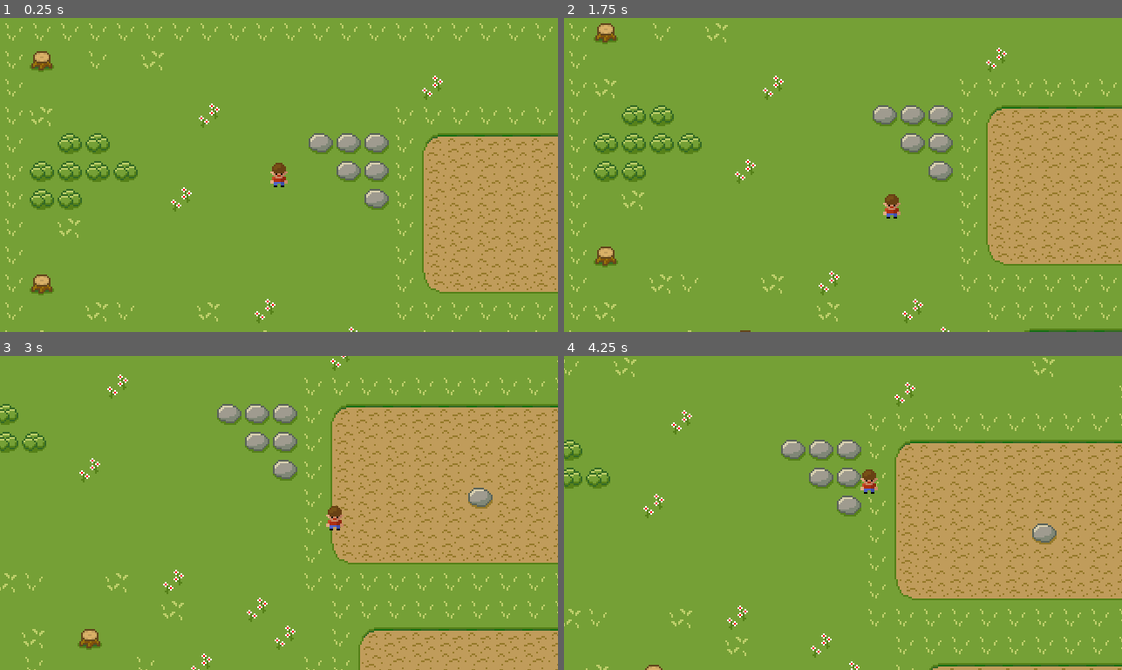
Above: before the commit, frames 1-4 (two rows, left to right).
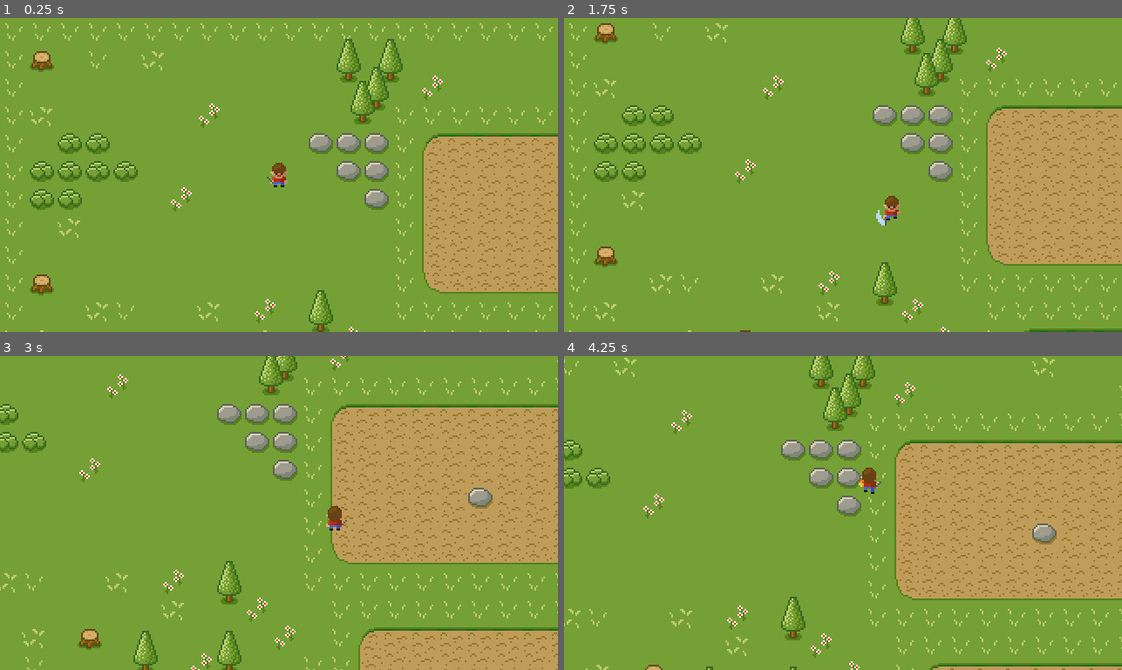
Above: after the commit, the same moments.

Repository: hnumair/FirstRPG
Game: Godot game, scene res://Scenes/Main.tscn
Same seed, same stepped clock (60 frames per second), same inputs: the game is played once before the commit and once after it.
Inputs:
- Up to frame 1 (0.25 s): no input
- Up to frame 2 (1.75 s): tap Enter at 0.5 s; hold Right (ui_right) 0.53-1.28 s; hold Space (attack, bound only after the commit) 0.53-1.28 s; tap Ctrl (fireball, bound only after the commit) at 0.8, 1.35 s; hold Down (ui_down) from 1.28 s (still down); tap Space (attack, bound only after the commit) at 1.55 s
- Up to frame 3 (3 s): release Down (ui_down) at 2.03 s; hold Right (ui_right) 2.03-2.78 s; hold Space (attack, bound only after the commit) 2.03-2.78 s; tap Ctrl (fireball, bound only after the commit) at 2.3, 2.85 s; hold Up (ui_up) from 2.78 s (still down)
- Up to frame 4 (4.25 s): tap Space (attack, bound only after the commit) at 3.05 s; release Up (ui_up) at 3.53 s; hold Left (ui_left) from 3.53 s (still down); hold Space (attack, bound only after the commit) from 3.53 s (still down); tap Ctrl (fireball, bound only after the commit) at 3.8 s

The runs differ from the first frame. In frame 1, 1.3% of the frame differs, in the area x 47-73%, y 6-100%; in frame 2, 1.4%, in the area x 55-73%, y 0-92%; in frame 3, 1.2%; in frame 4, 1.4%.

Commit message:
Added Animation and Attack controls

Diff:
--- a/Entities/Player/Player.gd
+++ b/Entities/Player/Player.gd
@@ -2,6 +2,9 @@
 
 # Player movement speed
 export var speed = 75
+var last_direction = Vector2(0, 1)
+var attack_playing = false
+
 func _physics_process(delta):
 	# Get player input
 	var direction: Vector2
@@ -16,6 +19,53 @@
 	var movement = speed * direction * delta
 	move_and_collide(movement)
 
-# Called every frame. 'delta' is the elapsed time since the previous frame.
-#func _process(delta):
-#	pass
+	# Animate player based on direction
+	if not attack_playing:
+		animate_player(direction)
+
+	# Decreases speed when simultaneously moving and attacking
+	if attack_playing:
+		movement = 0.3 * movement
+
+func animate_player(direction: Vector2):
+	if direction != Vector2.ZERO:
+		# update last_direction
+		last_direction = direction
+
+		# Choose walk animation based on movement direction
+		var animation = get_animation_direction(last_direction) + "_walk"
+
+		# Joystick walking fix
+		$Sprite.frames.set_animation_speed(animation, 2 + 8 * direction.length())
+		# Plat walk animation
+		$Sprite.play(animation)
+	else:
+		# Choose idle animation based on last movement direction and play it
+		var animation = get_animation_direction(last_direction) + "_idle"
+		$Sprite.play(animation)
+
+func get_animation_direction(direction: Vector2):
+	var norm_direction = direction.normalized()
+	if norm_direction.y >= 0.707:
+		return "down"
+	elif norm_direction.y <= -0.707:
+		return "up"
+	elif norm_direction.x >= 0.707:
+		return "right"
+	elif norm_direction.x <= -0.707:
+		return "left"
+	return "down"
+
+func _input(event):
+	if event.is_action_pressed("attack"):
+		attack_playing = true
+		var animation = get_animation_direction(last_direction) + "_attack"
+		$Sprite.play(animation)
+	elif event.is_action_pressed("fireball"):
+		attack_playing = true
+		var animation = get_animation_direction(last_direction) + "_fireball"
+		$Sprite.play(animation)
+
+
+func _on_Sprite_animation_finished():
+	attack_playing = false
--- a/Scenes/Main.tscn
+++ b/Scenes/Main.tscn
@@ -1,8 +1,122 @@
-[gd_scene load_steps=5 format=2]
+[gd_scene load_steps=37 format=2]
 
-[ext_resource path="res://Entities/Player/player.png" type="Texture" id=1]
+[ext_resource path="res://Entities/Player/player_down_idle_2.png" type="Texture" id=1]
 [ext_resource path="res://Entities/Player/Player.gd" type="Script" id=2]
 [ext_resource path="res://Tilesets/MapTileset.tres" type="TileSet" id=3]
+[ext_resource path="res://Entities/Player/player_down_idle_1.png" type="Texture" id=4]
+[ext_resource path="res://Entities/Player/player_down_fireball_1.png" type="Texture" id=5]
+[ext_resource path="res://Entities/Player/player_down_walk_2.png" type="Texture" id=6]
+[ext_resource path="res://Entities/Player/player_down_walk_1.png" type="Texture" id=7]
+[ext_resource path="res://Entities/Player/player_down_fireball_2.png" type="Texture" id=8]
+[ext_resource path="res://Entities/Player/player_down_attack_1.png" type="Texture" id=9]
+[ext_resource path="res://Entities/Player/player_down_attack_2.png" type="Texture" id=10]
+[ext_resource path="res://Entities/Player/player_left_walk_2.png" type="Texture" id=11]
+[ext_resource path="res://Entities/Player/player_right_walk_1.png" type="Texture" id=12]
+[ext_resource path="res://Entities/Player/player_left_fireball_2.png" type="Texture" id=13]
+[ext_resource path="res://Entities/Player/player_up_attack_2.png" type="Texture" id=14]
+[ext_resource path="res://Entities/Player/player_left_fireball_1.png" type="Texture" id=15]
+[ext_resource path="res://Entities/Player/player_right_idle_1.png" type="Texture" id=16]
+[ext_resource path="res://Entities/Player/player_left_idle_2.png" type="Texture" id=17]
+[ext_resource path="res://Entities/Player/player_up_walk_1.png" type="Texture" id=18]
+[ext_resource path="res://Entities/Player/player_up_fireball_2.png" type="Texture" id=19]
+[ext_resource path="res://Entities/Player/player_right_idle_2.png" type="Texture" id=20]
+[ext_resource path="res://Entities/Player/player_left_attack_1.png" type="Texture" id=21]
+[ext_resource path="res://Entities/Player/player_right_attack_1.png" type="Texture" id=22]
+[ext_resource path="res://Entities/Player/player_up_attack_1.png" type="Texture" id=23]
+[ext_resource path="res://Entities/Player/player_up_idle_1.png" type="Texture" id=24]
+[ext_resource path="res://Entities/Player/player_up_fireball_1.png" type="Texture" id=25]
+[ext_resource path="res://Entities/Player/player_right_fireball_1.png" type="Texture" id=26]
+[ext_resource path="res://Entities/Player/player_right_walk_2.png" type="Texture" id=27]
+[ext_resource path="res://Entities/Player/player_up_idle_2.png" type="Texture" id=28]
+[ext_resource path="res://Entities/Player/player_right_attack_2.png" type="Texture" id=29]
+[ext_resource path="res://Entities/Player/player_left_attack_2.png" type="Texture" id=30]
+[ext_resource path="res://Entities/Player/player_right_fireball_2.png" type="Texture" id=31]
+[ext_resource path="res://Entities/Player/player_left_walk_1.png" type="Texture" id=32]
+[ext_resource path="res://Entities/Player/player_up_walk_2.png" type="Texture" id=33]
+[ext_resource path="res://Entities/Player/player_left_idle_1.png" type="Texture" id=34]
+
+[sub_resource type="SpriteFrames" id=2]
+animations = [ {
+"frames": [ ExtResource( 34 ), ExtResource( 17 ) ],
+"loop": true,
+"name": "left_idle",
+"speed": 1.0
+}, {
+"frames": [ ExtResource( 24 ), ExtResource( 25 ), ExtResource( 19 ) ],
+"loop": false,
+"name": "up_fireball",
+"speed": 7.0
+}, {
+"frames": [ ExtResource( 34 ), ExtResource( 32 ), ExtResource( 34 ), ExtResource( 11 ) ],
+"loop": true,
+"name": "left_walk",
+"speed": 10.0
+}, {
+"frames": [ ExtResource( 34 ), ExtResource( 15 ), ExtResource( 13 ) ],
+"loop": false,
+"name": "left_fireball",
+"speed": 7.0
+}, {
+"frames": [ ExtResource( 16 ), ExtResource( 26 ), ExtResource( 31 ) ],
+"loop": false,
+"name": "right_fireball",
+"speed": 7.0
+}, {
+"frames": [ ExtResource( 24 ), ExtResource( 23 ), ExtResource( 14 ) ],
+"loop": false,
+"name": "up_attack",
+"speed": 7.0
+}, {
+"frames": [ ExtResource( 4 ), ExtResource( 5 ), ExtResource( 8 ) ],
+"loop": false,
+"name": "down_fireball",
+"speed": 7.0
+}, {
+"frames": [ ExtResource( 16 ), ExtResource( 12 ), ExtResource( 16 ), ExtResource( 27 ) ],
+"loop": true,
+"name": "right_walk",
+"speed": 10.0
+}, {
+"frames": [ ExtResource( 16 ), ExtResource( 20 ) ],
+"loop": true,
+"name": "right_idle",
+"speed": 1.0
+}, {
+"frames": [ ExtResource( 4 ), ExtResource( 1 ) ],
+"loop": true,
+"name": "down_idle",
+"speed": 1.0
+}, {
+"frames": [ ExtResource( 24 ), ExtResource( 28 ) ],
+"loop": true,
+"name": "up_idle",
+"speed": 1.0
+}, {
+"frames": [ ExtResource( 34 ), ExtResource( 21 ), ExtResource( 30 ) ],
+"loop": false,
+"name": "left_attack",
+"speed": 7.0
+}, {
+"frames": [ ExtResource( 4 ), ExtResource( 9 ), ExtResource( 10 ) ],
+"loop": false,
+"name": "down_attack",
+"speed": 7.0
+}, {
+"frames": [ ExtResource( 4 ), ExtResource( 7 ), ExtResource( 4 ), ExtResource( 6 ) ],
+"loop": true,
+"name": "down_walk",
+"speed": 10.0
+}, {
+"frames": [ ExtResource( 16 ), ExtResource( 22 ), ExtResource( 29 ) ],
+"loop": false,
+"name": "right_attack",
+"speed": 7.0
+}, {
+"frames": [ ExtResource( 24 ), ExtResource( 18 ), ExtResource( 24 ), ExtResource( 33 ) ],
+"loop": true,
+"name": "up_walk",
+"speed": 10.0
+} ]
 
 [sub_resource type="RectangleShape2D" id=1]
 extents = Vector2( 5, 7.00001 )
@@ -14,8 +128,10 @@
 z_index = 1
 script = ExtResource( 2 )
 
-[node name="Sprite" type="Sprite" parent="Player"]
-texture = ExtResource( 1 )
+[node name="Sprite" type="AnimatedSprite" parent="Player"]
+frames = SubResource( 2 )
+animation = "down_idle"
+playing = true
 
 [node name="CollisionShape2D" type="CollisionShape2D" parent="Player"]
 shape = SubResource( 1 )
@@ -30,3 +146,11 @@
 cell_size = Vector2( 16, 16 )
 format = 1
 tile_data = PoolIntArray( -524298, 2, 0, -524297, 2, 1, -524296, 2, 1, -524295, 2, 1, -524294, 2, 1, -524293, 2, 1, -52 …(91913 unchanged characters)…
+
+[node name="Tree Tilemap" type="TileMap" parent="."]
+z_index = 2
+tile_set = ExtResource( 3 )
+cell_size = Vector2( 8, 8 )
+format = 1
+tile_data = PoolIntArray( 65560, 4, 0, 65563, 4, 0, 196634, 4, 0, 262169, 4, 0, 262209, 4, 0, 393287, 4, 0, 655428, 4, 0, 983106, 4, 0, 1114176, 4, 0, 1179713, 4, 0, 1245206, 4, 0, 1310782, 4, 0, 1310788, 4, 0, 1376321, 4, 0, 1572880, 4, 0, 1572886, 4, 0, 1900555, 4, 0, 1966091, 4, 0, 2293760, 4, 0, 2359296, 4, 0, 2883647, 4, 0, 2949179, 4, 0, 2949180, 4, 0, 3080255, 4, 0, 3145743, 4, 0, 3145790, 4, 0, 3211326, 4, 0, 3407889, 4, 0, 3407903, 4, 0, 3407906, 4, 0, 3473434, 4, 0, 3538969, 4, 0, 3932193, 4, 0, 4784133, 4, 0, 4849669, 4, 0, 4849672, 4, 0, 4915208, 4, 0, 4915209, 4, 0, 4915210, 4, 0, 4980744, 4, 0 )
+[connection signal="animation_finished" from="Player/Sprite" to="Player" method="_on_Sprite_animation_finished"]
--- a/Tilesets/MapTileset.tres
+++ b/Tilesets/MapTileset.tres
@@ -55,6 +55,9 @@
 
 [sub_resource type="ConvexPolygonShape2D" id=18]
 points = PoolVector2Array( 4.17962, 2.26346, 10.1015, 2.26346, 11.1782, 3.20558, 12.1203, 3.20558, 12.7932, 4.41687, 13 …(267 unchanged characters)…
+
+[sub_resource type="ConvexPolygonShape2D" id=19]
+points = PoolVector2Array( 4.34801, 24.1853, 12.0195, 24.1853, 14.1729, 26.6079, 12.4233, 29.1651, 4.34801, 29.2997, 2.46378, 26.2042 )
 
 [resource]
 0/name = "map_tiles.png 0"
@@ -257,3 +260,24 @@
 "shape_transform": Transform2D( 1, 0, 0, 1, 0, 0 )
 } ]
 3/z_index = 0
+4/name = "Tree.png 4"
+4/texture = ExtResource( 1 )
+4/tex_offset = Vector2( 0, 0 )
+4/modulate = Color( 1, 1, 1, 1 )
+4/region = Rect2( 64, 0, 16, 32 )
+4/tile_mode = 0
+4/occluder_offset = Vector2( 0, 0 )
+4/navigation_offset = Vector2( 0, 0 )
+4/shape_offset = Vector2( 0, 0 )
+4/shape_transform = Transform2D( 1, 0, 0, 1, 0, 0 )
+4/shape = SubResource( 19 )
+4/shape_one_way = false
+4/shape_one_way_margin = 1.0
+4/shapes = [ {
+"autotile_coord": Vector2( 0, 0 ),
+"one_way": false,
+"one_way_margin": 1.0,
+"shape": SubResource( 19 ),
+"shape_transform": Transform2D( 1, 0, 0, 1, 0, 0 )
+} ]
+4/z_index = 0
--- a/project.godot
+++ b/project.godot
@@ -27,6 +27,19 @@
 window/stretch/mode="2d"
 window/stretch/aspect="keep"
 
+[input]
+
+attack={
+"deadzone": 0.5,
+"events": [ Object(InputEventKey,"resource_local_to_scene":false,"resource_name":"","device":0,"alt":false,"shift":false,"control":false,"meta":false,"command":false,"pressed":false,"scancode":32,"unicode":0,"echo":false,"script":null)
+ ]
+}
+fireball={
+"deadzone": 0.5,
+"events": [ Object(InputEventKey,"resource_local_to_scene":false,"resource_name":"","device":0,"alt":false,"shift":false,"control":false,"meta":false,"command":false,"pressed":false,"scancode":16777238,"unicode":0,"echo":false,"script":null)
+ ]
+}
+
 [rendering]
 
 quality/2d/use_pixel_snap=true
Binary file removed: Entities/Player/player.png
Binary file added: Entities/Player/player_down_attack_1.png
Not shown, added: Entities/Player/player_down_attack_1.png.import
Binary file added: Entities/Player/player_down_attack_2.png
Not shown, added: Entities/Player/player_down_attack_2.png.import
Binary file added: Entities/Player/player_down_fireball_1.png
Not shown, added: Entities/Player/player_down_fireball_1.png.import
Binary file added: Entities/Player/player_down_fireball_2.png
Not shown, added: Entities/Player/player_down_fireball_2.png.import
Binary file added: Entities/Player/player_down_idle_1.png
Not shown, added: Entities/Player/player_down_idle_1.png.import
Binary file added: Entities/Player/player_down_idle_2.png
(and 55 more such lines)
